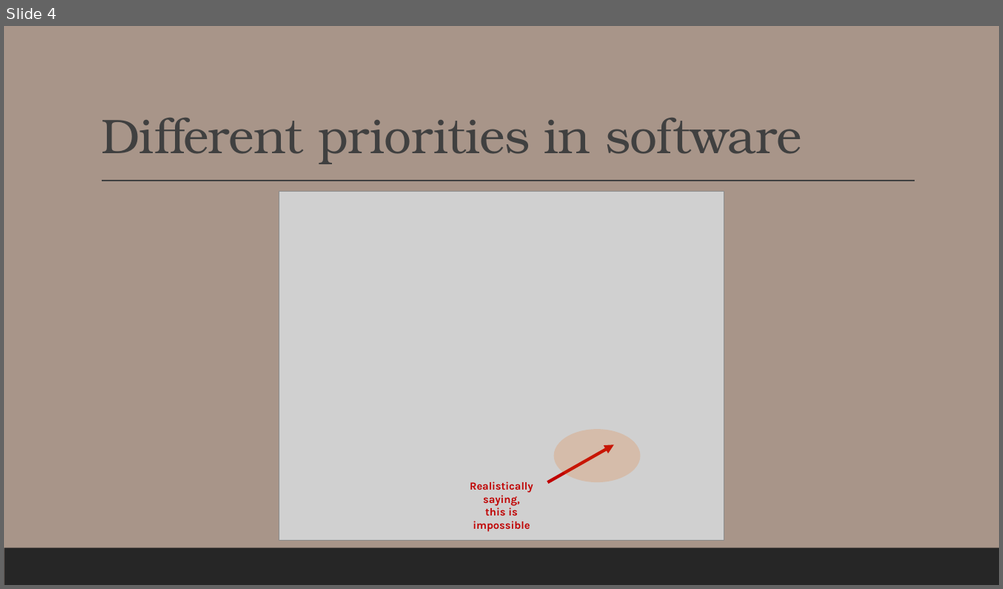
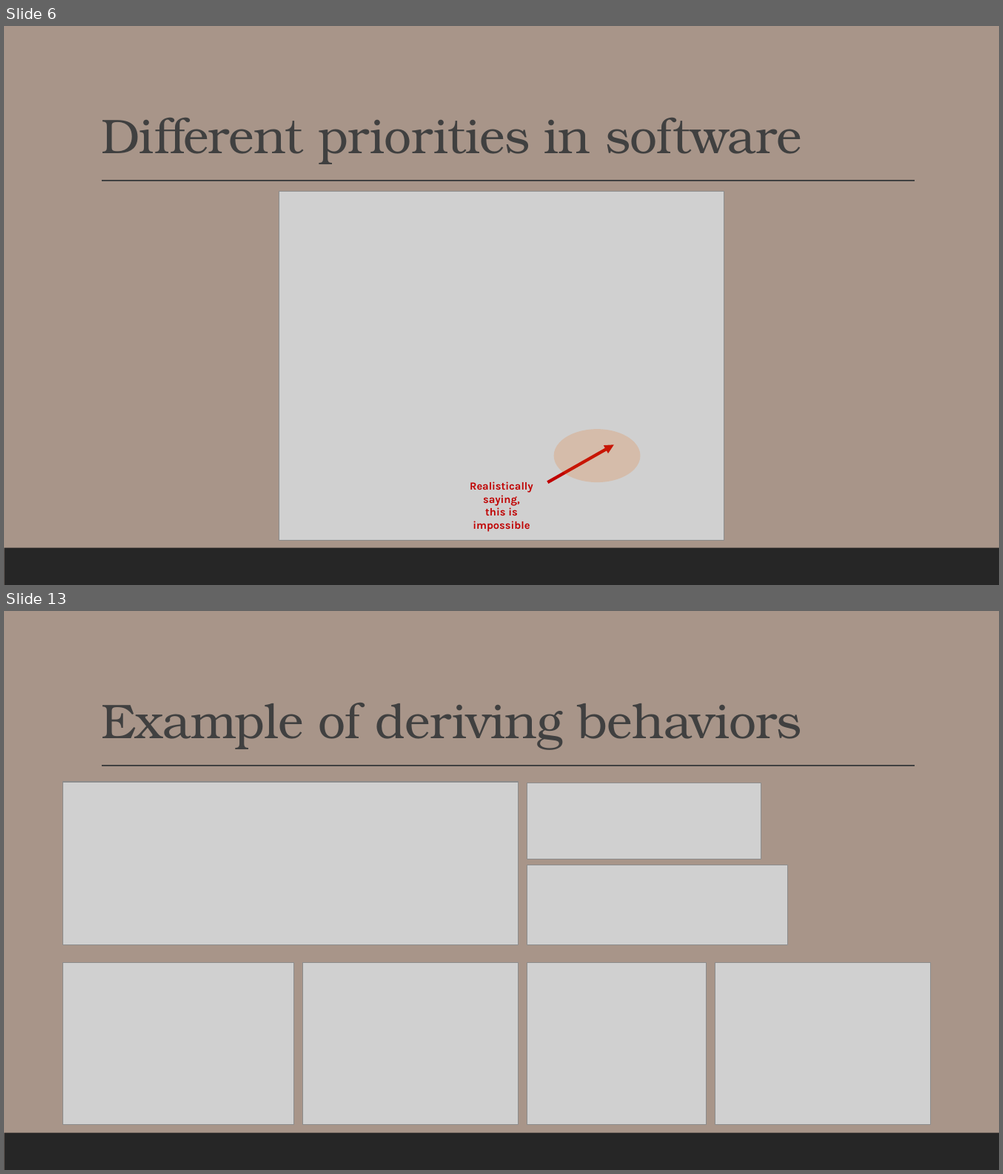
Before and after one commit to Thomas-M-Krystyan/ProgrammingWorkshops_DesignPatterns, a slide deck: - Q&A with C#/Q&A with C# (part 2 - Collections and SOLI[D] Principle).pptx. Shown one above the other, each under a label of ours: slide 4 before the commit, slides 6 and 13 after it; the slides between them are not shown. The pictures are 1003x589 and 1003x1174 pixels, drawn with LibreOffice and Linux fonts; fonts in the diff are those of the drawing; grey boxes stand for pictures. Boxes give left, top, right and bottom in pixels: in the first picture for what was removed or moved away, otherwise in the second. Text is boxed around its words. In the diff, an @@ line names an element or a change of style, - is before the commit and + after.

```diff
--- a/- Q&A with C#/Q&A with C# (part 2 - Collections and SOLI[D] Principle).pptx
+++ b/- Q&A with C#/Q&A with C# (part 2 - Collections and SOLI[D] Principle).pptx
@@ slide 13 added at (4,611,999,1170), background #A89589; not listed: 2 template elements that a slide beside it also shows @@
@@ title added at (101,703,802,750), 47 pt, text #404040 @@
+Example of deriving behaviors
@@ picture added at (63,782,518,945) @@
@@ picture added at (527,783,761,860) @@
@@ picture added at (527,865,788,945) @@
@@ picture added at (63,963,293,1125) @@
@@ picture added at (303,963,518,1125) @@
@@ picture added at (527,963,706,1125) @@
@@ picture added at (714,963,930,1125) @@
@@ what was slide 4 is now slide 6 @@
```
Also in this commit, not shown: 1 slide changed, 13 other slides added.
